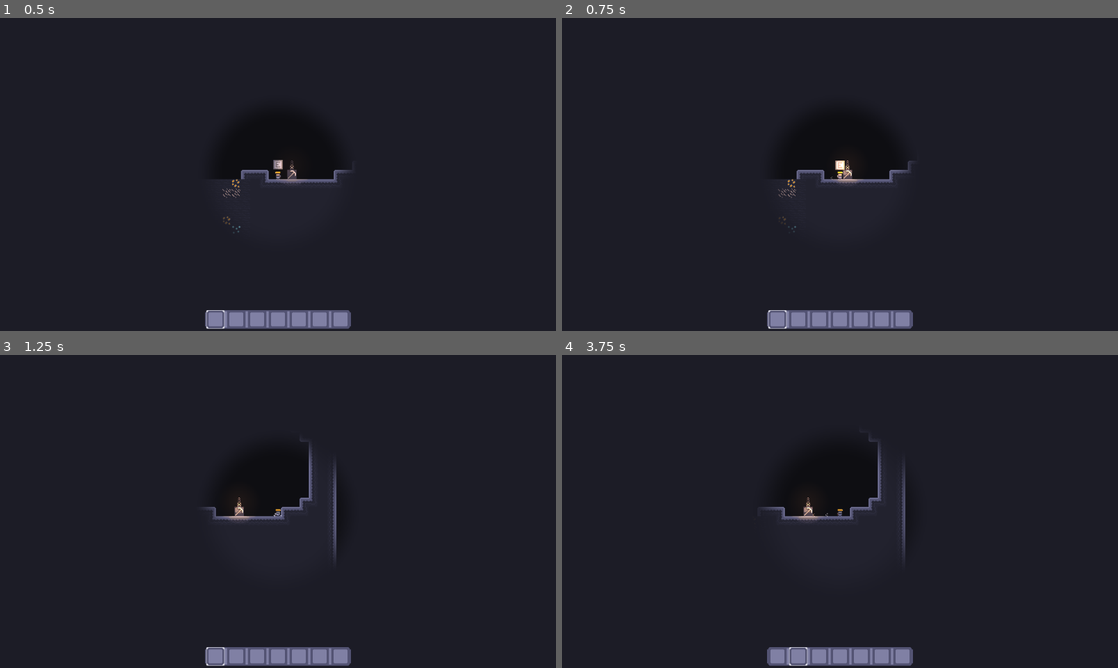
Above: before the commit, frames 1-4 (two rows, left to right).
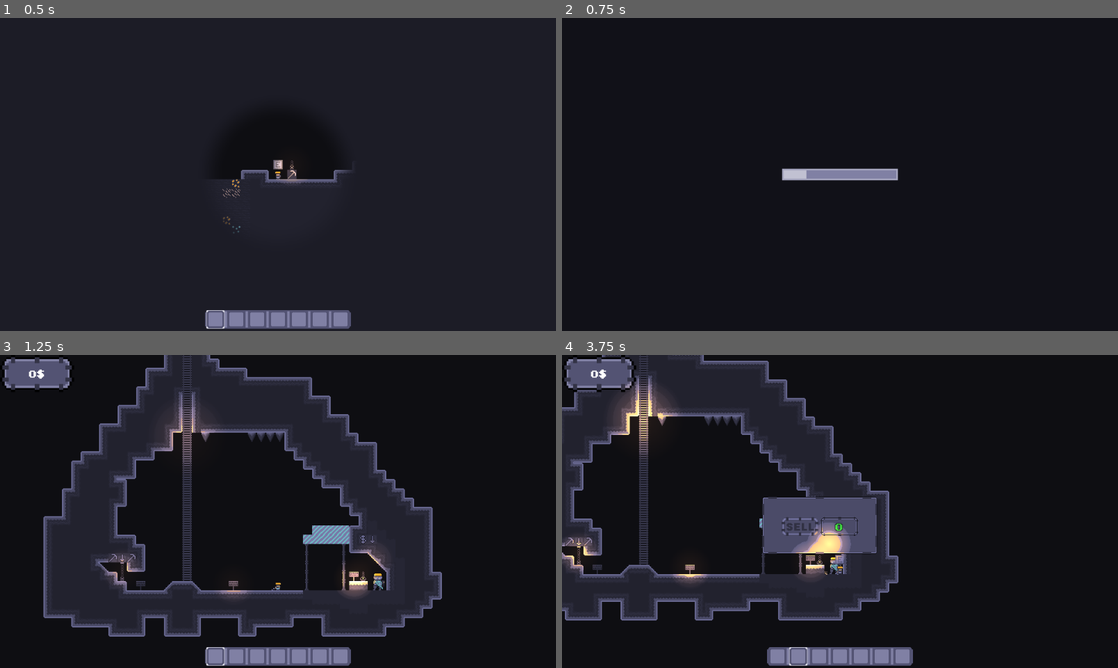
Above: after the commit, the same moments.

Repository: p4tk4n/UraniumMiner
Game: Godot game, scene res://scenes/mine.tscn
Same seed, same stepped clock (60 frames per second), same inputs: the game is played once before the commit and once after it. This scene is started directly instead of the project's main scene. The engine's default icon, where the game draws it, is replaced by a stand-in: a white triangle on a blue panel in a dark square. Sound files missing from this copy of the repository are replaced by a short silence.
Inputs (mouse positions are in pixels of both pictures, inside the frame that each line leads up to):
- Up to frame 1 (0.5 s): no input
- Up to frame 2 (0.75 s): move the mouse to (962, 158) at 0.52 s; hold D (player_right) from 0.53 s (still down); tap E (player_interact) at 0.6 s
- Up to frame 3 (1.25 s): keep holding D (player_right); tap Space (player_jump) at 0.77 s
- Up to frame 4 (3.75 s): move the mouse to (728, 527) at 1.27 s; tap E (player_interact) at 1.35, 2.3 s; tap Space (player_jump) at 1.52 s; move the mouse to (895, 442) at 2.02 s; release D (player_right) at 2.03 s; hold A (player_left) 2.03-2.75 s; tap Mouse wheel down (slot_down) at 2.1 s; click (812, 527) at 2.77 s; move the mouse to (812, 574) at 3.52 s; hold D (player_right) from 3.53 s (still down); tap Mouse wheel up (slot_up) at 3.6 s

Frame 1 is identical in both runs. In frame 2, 3.0% of the frame differs, in the area x 36-64%, y 45-100%; in frame 3, 14%, in the area x 0-80%, y 0-90%; in frame 4, 14%.

Commit message:
added sfx

Diff:
--- a/uranium_miner/scenes/player.tscn
+++ b/uranium_miner/scenes/player.tscn
@@ -13,7 +13,13 @@
 [ext_resource type="Texture2D" uid="uid://dlni8n4un5kb2" path="res://sprites/big_fall_effect.png" id="9_y4r1p"]
 [ext_resource type="Shader" uid="uid://cyd3u68e1tr5m" path="res://shaders/vignette.gdshader" id="10_jej6c"]
 [ext_resource type="Texture2D" uid="uid://cug5uo0cvgiyy" path="res://sprites/walk_trail_particle.png" id="11_d2wvv"]
+[ext_resource type="AudioStream" uid="uid://cnbh87imgxc7v" path="res://sfx/mining_0.mp3" id="15_a8ls1"]
 [ext_resource type="PackedScene" uid="uid://b2htm0dhiijku" path="res://scenes/upgrade_ui.tscn" id="15_oprun"]
+[ext_resource type="AudioStream" uid="uid://ccjf77yvnc0cc" path="res://sfx/block_broken.mp3" id="16_a8ls1"]
+[ext_resource type="AudioStream" uid="uid://fbaoy77kb4yb" path="res://sfx/item_pickup.mp3" id="17_qfm1y"]
+[ext_resource type="AudioStream" uid="uid://c5pe82ugprbn3" path="res://sfx/walking.mp3" id="18_fulsm"]
+[ext_resource type="AudioStream" uid="uid://bbf3di6ns5sn1" path="res://sfx/open_ui.mp3" id="19_60mlk"]
+[ext_resource type="AudioStream" uid="uid://xbvbp2viunro" path="res://sfx/close_ui.mp3" id="20_i4ail"]
 
 [sub_resource type="CircleShape2D" id="CircleShape2D_g2els"]
 radius = 12.0
@@ -43,6 +49,18 @@
 "transitions": PackedFloat32Array(1),
 "update": 1,
 "values": [20]
+}
+tracks/1/type = "value"
+tracks/1/imported = false
+tracks/1/enabled = true
+tracks/1/path = NodePath("MineSound:playing")
+tracks/1/interp = 1
+tracks/1/loop_wrap = true
+tracks/1/keys = {
+"times": PackedFloat32Array(0),
+"transitions": PackedFloat32Array(1),
+"update": 1,
+"values": [false]
 }
 
 [sub_resource type="Animation" id="Animation_fjrip"]
@@ -65,7 +83,7 @@
 
 [sub_resource type="Animation" id="Animation_smehm"]
 resource_name = "mining"
-length = 0.4
+length = 0.6
 step = 0.05
 tracks/0/type = "value"
 tracks/0/imported = false
@@ -74,10 +92,22 @@
 tracks/0/interp = 1
 tracks/0/loop_wrap = true
 tracks/0/keys = {
-"times": PackedFloat32Array(0, 0.15, 0.3),
+"times": PackedFloat32Array(0, 0.3, 0.6),
 "transitions": PackedFloat32Array(1, 1, 1),
 "update": 1,
 "values": [10, 11, 12]
+}
+tracks/1/type = "value"
+tracks/1/imported = false
+tracks/1/enabled = true
+tracks/1/path = NodePath("MineSound:playing")
+tracks/1/interp = 1
+tracks/1/loop_wrap = true
+tracks/1/keys = {
+"times": PackedFloat32Array(0),
+"transitions": PackedFloat32Array(0.5),
+"update": 1,
+"values": [true]
 }
 
 [sub_resource type="AnimationLibrary" id="AnimationLibrary_smehm"]
@@ -301,4 +331,39 @@
 sprite_frames = SubResource("SpriteFrames_smehm")
 animation = &"big_fall"
 
+[node name="MineSound" type="AudioStreamPlayer2D" parent="."]
+stream = ExtResource("15_a8ls1")
+volume_db = -10.0
+pitch_scale = 0.75
+
+[node name="BlockBroken" type="AudioStreamPlayer2D" parent="."]
+stream = ExtResource("16_a8ls1")
+volume_db = -6.0
+pitch_scale = 0.8
+
+[node name="ItemPickup" type="AudioStreamPlayer2D" parent="."]
+stream = ExtResource("17_qfm1y")
+volume_db = -5.0
+max_polyphony = 100
+
+[node name="Walking" type="AudioStreamPlayer2D" parent="."]
+stream = ExtResource("18_fulsm")
+volume_db = -5.0
+pitch_scale = 0.7
+max_polyphony = 2
+
+[node name="open_ui" type="AudioStreamPlayer2D" parent="."]
+stream = ExtResource("19_60mlk")
+volume_db = -10.0
+pitch_scale = 0.8
+
+[node name="close_ui" type="AudioStreamPlayer2D" parent="."]
+stream = ExtResource("20_i4ail")
+volume_db = -10.0
+pitch_scale = 0.8
+
 [connection signal="timeout" from="MiningDelayTimer" to="." method="_on_mining_delay_timer_timeout"]
+[connection signal="finished" from="MineSound" to="." method="_on_mine_sound_finished"]
+[connection signal="finished" from="BlockBroken" to="." method="_on_block_broken_finished"]
+[connection signal="finished" from="ItemPickup" to="." method="_on_item_pickup_finished"]
+[connection signal="finished" from="Walking" to="." method="_on_walking_finished"]
--- a/uranium_miner/scenes/world.tscn
+++ b/uranium_miner/scenes/world.tscn
@@ -12,6 +12,7 @@
 [ext_resource type="Texture2D" uid="uid://d24iq6drdtui8" path="res://sprites/resume_button.png" id="9_q5onr"]
 [ext_resource type="Texture2D" uid="uid://cbojuajek6ym" path="res://sprites/back_arrow.png" id="10_jhx03"]
 [ext_resource type="PackedScene" uid="uid://b0gr6v76knw52" path="res://scenes/color_snap_shader.tscn" id="12_jhx03"]
+[ext_resource type="AudioStream" uid="uid://caq6tvwi7mj88" path="res://sfx/shop_open.mp3" id="13_jhx03"]
 
 [sub_resource type="TileMapPattern" id="TileMapPattern_o8fc1"]
 tile_data = PackedInt32Array(0, 0, 0, 65536, 0, 0, 1, 0, 0, 65537, 0, 0, 2, 0, 0, 65538, 0, 0)
@@ -442,6 +443,11 @@
 [node name="CaveLightSign" parent="CaveLights" instance=ExtResource("6_qfnet")]
 position = Vector2(312, 565)
 
+[node name="ShopOpen" type="AudioStreamPlayer2D" parent="."]
+stream = ExtResource("13_jhx03")
+volume_db = -5.0
+pitch_scale = 1.1
+
 [connection signal="area_entered" from="CaveEntrance" to="." method="_on_cave_entrance_area_entered"]
 [connection signal="area_exited" from="CaveEntrance" to="." method="_on_cave_entrance_area_exited"]
 [connection signal="area_entered" from="TutorialSign" to="." method="_on_tutorial_sign_area_entered"]
@@ -452,3 +458,4 @@
 [connection signal="pressed" from="PauseMenu/Control/NinePatchRect/BoxContainer/BoxContainer/MainMenuButton" to="." method="_on_main_menu_button_pressed"]
 [connection signal="area_entered" from="UpgradeShopEntrance" to="." method="_on_upgrade_shop_entrance_area_entered"]
 [connection signal="area_exited" from="UpgradeShopEntrance" to="." method="_on_upgrade_shop_entrance_area_exited"]
+[connection signal="finished" from="ShopOpen" to="." method="_on_shop_open_finished"]
--- a/uranium_miner/scripts/bomb.gd
+++ b/uranium_miner/scripts/bomb.gd
@@ -66,6 +66,7 @@
 			if atlas_coords.y == 7:
 				item.is_usable = true
 			player_inventory.insert(item,false)
+			SignalBus.item_picked_up.emit()
 
 func update_whitening_effect():
 	var time_remaining = boom_timer.time_left
--- a/uranium_miner/scripts/mine.gd
+++ b/uranium_miner/scripts/mine.gd
@@ -28,14 +28,13 @@
 	mine_tilemap.name = "cave"
 	return_sign.name = "return_sign"
 
-
-func input(_event: InputEvent) -> void:
+func _process(delta: float) -> void:
 	if Input.is_action_just_pressed("ui_cancel"):
 		pause_menu.visible = not pause_menu.visible
 		get_tree().paused = pause_menu.visible
 		if pause_menu.visible: SignalBus.hide_cutout.emit()
 		else: SignalBus.show_cutout.emit()
-
+		print("shown pause menu")
 	if Input.is_action_just_pressed("player_interact") and can_return:
 		SceneChanger.switch_scene(global.scenes["level"])
 
--- /dev/null
+++ b/uranium_miner/scripts/mine_sound.gd
@@ -0,0 +1 @@
+extends AudioStreamPlayer2D
--- a/uranium_miner/scripts/player.gd
+++ b/uranium_miner/scripts/player.gd
@@ -17,6 +17,15 @@
 @onready var walk_trail: CPUParticles2D = $PlayerSprite/WalkTrail
 @onready var vignette_rect: ColorRect = $CanvasLayer/VignetteRect
 
+
+#sfx
+@onready var mine_sound: AudioStreamPlayer2D = $MineSound
+@onready var block_broken: AudioStreamPlayer2D = $BlockBroken
+@onready var item_pickup: AudioStreamPlayer2D = $ItemPickup
+@onready var walking: AudioStreamPlayer2D = $Walking
+@onready var open_ui: AudioStreamPlayer2D = $open_ui
+@onready var close_ui: AudioStreamPlayer2D = $close_ui
+
 @export var tilemap: TileMapLayer
 @export var mining_direction := Vector2.ZERO
 @export var inventory: Inventory
@@ -68,6 +77,9 @@
 	SignalBus.hide_interact_bubble.connect(hide_interact_bubble)
 	SignalBus.show_cutout.connect(show_cutout)
 	SignalBus.hide_cutout.connect(hide_cutout)
+	SignalBus.item_picked_up.connect(item_picked_up)
+	SignalBus.open_ui_sfx.connect(func(): open_ui.play())
+	SignalBus.close_ui_sfx.connect(func(): close_ui.play())
 
 	change_cutout_size()
 
@@ -142,18 +154,19 @@
 	if Input.is_action_pressed("player_jump") and can_climb:
 		velocity.y = -climb_velocity
 
-	if direction < 0:
-		player_sprite.flip_h = true
-	elif direction > 0:
+	if direction and is_on_floor():
+		if not walking.playing:
+			walking.play()
+
+	if direction > 0:
 		player_sprite.flip_h = false
-
-	if direction > 0:
 		if is_mining:
 			player_animations.play("mining")
 		else:
 			player_animations.play("idle")
 
 	elif direction < 0:
+		player_sprite.flip_h = true
 		if is_mining:
 			player_animations.play("mining")
 		else:
@@ -169,6 +182,7 @@
 	mining_raycast.target_position = mining_direction * 20.0
 	if is_mining:
 		update_mining(delta)
+
 
 	interact_bubble.visible = can_interact
 
@@ -286,6 +300,8 @@
 	if source_id != -1:
 		tilemap.set_cell(current_mining_tile, -1)
 		spawn_break_effect(current_mining_tile, block_type)
+		if not block_broken.playing:
+			block_broken.play()
 
 		if block_type == 8:
 			spawn_chest(current_mining_tile)
@@ -297,6 +313,12 @@
 			if block_type == 7:
 				item.is_usable = true
 			inventory.insert(item,false)
+
+			item_picked_up()
+
+func item_picked_up():
+	await get_tree().create_timer(0.15).timeout
+	item_pickup.play()
 
 func spawn_chest(pos):
 	var chest_instance = chest_scene.instantiate()
@@ -340,6 +362,14 @@
 		mining_direction = new_mining_direction
 		start_mining(mining_direction)
 
-func _on_mining_delay_timer_timeout() -> void:
-	#can_mine = true
-	pass
+func _on_mine_sound_finished() -> void:
+	mine_sound.pitch_scale = .75 + randf_range(-0.1,0.1)
+
+func _on_block_broken_finished() -> void:
+	block_broken.pitch_scale = .8 + randf_range(-0.1,0.1)
+
+func _on_item_pickup_finished() -> void:
+	item_pickup.pitch_scale = 1.0 + randf_range(-0.1,0.1)
+
+func _on_walking_finished() -> void:
+	walking.pitch_scale = .8 + randf_range(-0.1,0.1)
--- a/uranium_miner/scripts/signal_bus.gd
+++ b/uranium_miner/scripts/signal_bus.gd
@@ -7,3 +7,6 @@
 signal show_cutout
 signal squish_slot(index: int)
 signal slot_squished
+signal item_picked_up
+signal open_ui_sfx
+signal close_ui_sfx
--- a/uranium_miner/scripts/world.gd
+++ b/uranium_miner/scripts/world.gd
@@ -8,6 +8,7 @@
 @onready var shop_ui: Control = $ShopUI
 @onready var pause_menu: CanvasLayer = $PauseMenu
 @onready var level: TileMapLayer = $Level
+@onready var shop_open: AudioStreamPlayer2D = $ShopOpen
 
 var can_enter_mine = false
 var can_read_sign = false
@@ -27,12 +28,18 @@
 			enter_cave()
 		elif can_read_sign:
 			tutorial.visible = not tutorial.visible
+			if tutorial.visible: SignalBus.open_ui_sfx.emit()
+			else: SignalBus.close_ui_sfx.emit()
 		elif can_trade:
 			shop_ui.visible = not shop_ui.visible
+			if shop_ui.visible: SignalBus.open_ui_sfx.emit()
+			else: SignalBus.close_ui_sfx.emit()
+
 		elif can_enter_upgrade_shop:
 			enter_upgrade_shop()
 
 	if Input.is_action_just_pressed("ui_cancel"):
+		SignalBus.open_ui_sfx.emit()
 		pause_menu.visible = true
 		get_tree().paused = true
 
@@ -66,6 +73,8 @@
 func _on_trader_sign_area_entered(area: Area2D) -> void:
 	if area.owner.is_in_group("player"):
 		can_trade = true
+		if not shop_open.playing:
+			shop_open.play()
 		SignalBus.show_interact_bubble.emit()
 
 func _on_trader_sign_area_exited(area: Area2D) -> void:
@@ -77,6 +86,7 @@
 func _on_resume_pressed() -> void:
 	pause_menu.hide()
 	get_tree().paused = false
+	SignalBus.close_ui_sfx.emit()
 
 func _on_main_menu_button_pressed() -> void:
 	get_tree().paused = false
@@ -91,3 +101,6 @@
 	if area.owner.is_in_group("player"):
 		can_enter_upgrade_shop = false
 		SignalBus.hide_interact_bubble.emit()
+
+func _on_shop_open_finished() -> void:
+	shop_open.pitch_scale = 1.1 + randf_range(-0.08,0.08)
Not shown: 1 places in uranium_miner/scenes/player.tscn that only renumber resources
Not shown: 1 places in uranium_miner/scenes/world.tscn that only renumber resources
Not shown, added: uranium_miner/scripts/mine_sound.gd.uid
Not shown, added: uranium_miner/sfx/block_broken.mp3.import
Not shown, added: uranium_miner/sfx/close_ui.mp3.import
Not shown, added: uranium_miner/sfx/footsteps-dirt-gravel-6823.mp3.import
Not shown, added: uranium_miner/sfx/item_pickup.mp3.import
Not shown, added: uranium_miner/sfx/mining_0.mp3.import
Not shown, added: uranium_miner/sfx/open_ui.mp3.import
Not shown, added: uranium_miner/sfx/shop_open.mp3.import
Not shown, added: uranium_miner/sfx/walking.mp3.import
Not shown, added: uranium_miner/sfx/block_broken.mp3
(and 7 more such lines)
